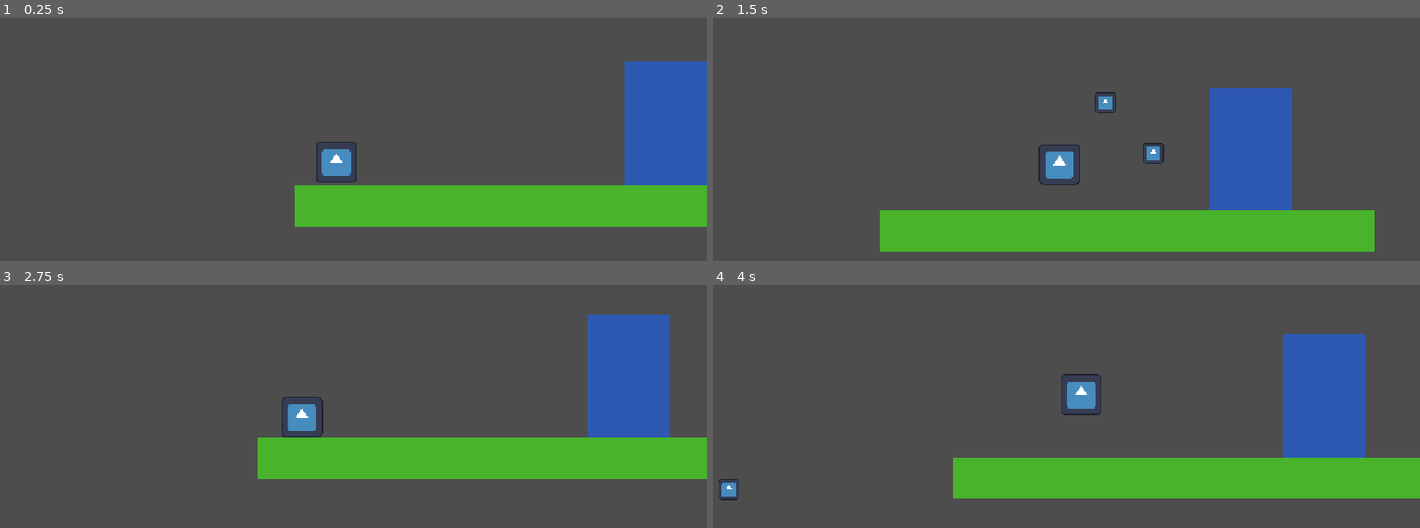
Above: before the commit, frames 1-4 (two rows, left to right).
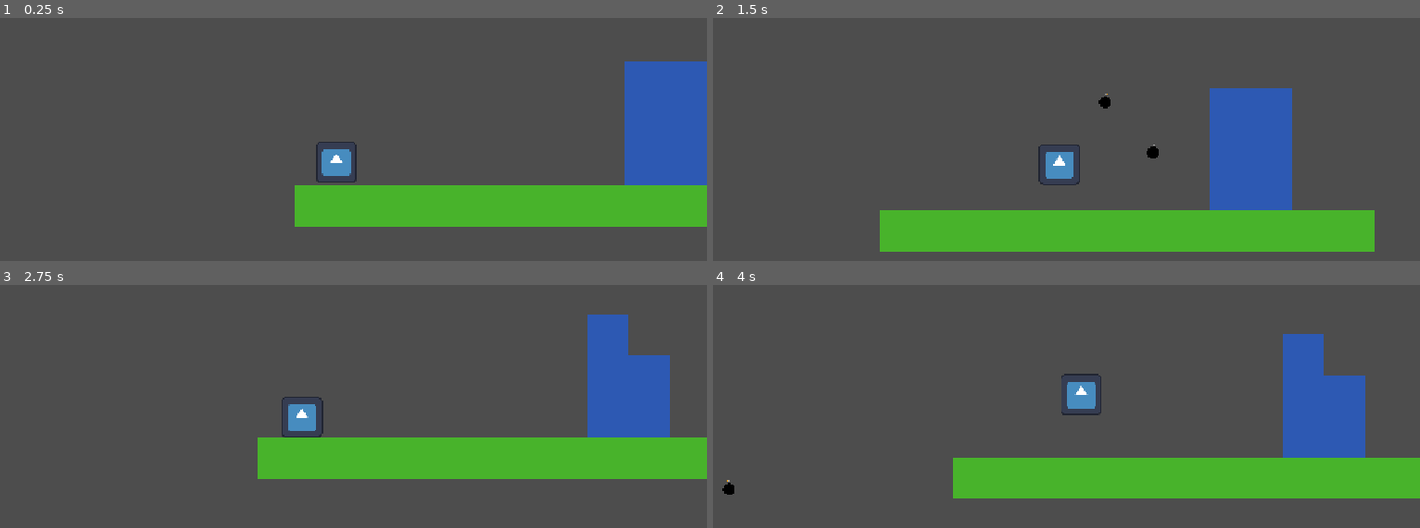
Above: after the commit, the same moments.

Repository: Fawy20210/a-demo-game
Game: Godot game, scene res://main.tscn
The game is run twice, just before and just after one commit, with the same random seed, the same clock (stepped at 60 frames per second) and the same inputs. The engine's default icon, where the game draws it, is replaced by a stand-in: a white triangle on a blue panel in a dark square.
Inputs (mouse positions are in pixels of both pictures, inside the frame that each line leads up to):
- Up to frame 1 (0.25 s): no input
- Up to frame 2 (1.5 s): tap Enter at 0.5 s; move the mouse to (1214, 129) at 0.52 s; hold Right (Right) 0.53-1.25 s; click (1214, 129) at 0.6 s; tap Space (Jump) at 0.77 s; drag from (903, 171) to (1137, 124) at 1.27 s
- Up to frame 3 (2.75 s): move the mouse to (410, 326) at 2.02 s; hold A (Left) from 2.03 s (still down); tap Shift at 2.1 s
- Up to frame 4 (4 s): release A (Left) at 2.75 s; drag from (1009, 501) to (826, 355) at 2.77 s; move the mouse to (1271, 479) at 3.52 s; hold Right (Right) from 3.53 s (still down); tap Alt at 3.6 s; tap Space (Jump) at 3.77 s

The runs differ from the first frame. In frame 1, less than 0.1% of the frame differs, in the area x 47-48%, y 55-57%; in frame 2, 0.3%; in frame 3, 1.0%; in frame 4, 1.2%, in the area x 0-93%, y 20-89%.

Commit message:
add an sprite for the bomb

Diff:
--- a/bomb.tscn
+++ b/bomb.tscn
@@ -1,23 +1,20 @@
 [gd_scene format=3 uid="uid://c5nu1h5n272p"]
 
 [ext_resource type="Script" uid="uid://csfkfjumaa1x2" path="res://bomb.gd" id="1_4fn8o"]
-[ext_resource type="Texture2D" uid="uid://g2l4gneh26bm" path="res://icon.svg" id="1_573fp"]
+[ext_resource type="Texture2D" uid="uid://btkto660uvagc" path="res://bomb.png" id="2_4fn8o"]
 
 [sub_resource type="RectangleShape2D" id="RectangleShape2D_t5mqe"]
-size = Vector2(16, 16)
+size = Vector2(20, 24)
 
 [node name="bomb" type="Area2D" unique_id=527325302]
 scale = Vector2(0.25, 0.25)
 script = ExtResource("1_4fn8o")
 
 [node name="CollisionShape2D" type="CollisionShape2D" parent="." unique_id=1230603763]
-position = Vector2(8, 8)
+position = Vector2(0, -3)
 shape = SubResource("RectangleShape2D_t5mqe")
 
 [node name="Sprite2D" type="Sprite2D" parent="." unique_id=958191635]
-scale = Vector2(0.25, 0.25)
-texture = ExtResource("1_573fp")
-
-[node name="middle" type="Marker2D" parent="." unique_id=1477047291]
+texture = ExtResource("2_4fn8o")
 
 [connection signal="body_entered" from="." to="." method="_on_body_entered"]
--- a/project.godot
+++ b/project.godot
@@ -62,5 +62,6 @@
 
 [rendering]
 
+textures/canvas_textures/default_texture_filter=0
 rendering_device/driver.windows="d3d12"
 renderer/rendering_method="mobile"
Binary file added: bomb.png
Not shown, added: bomb.png.import
